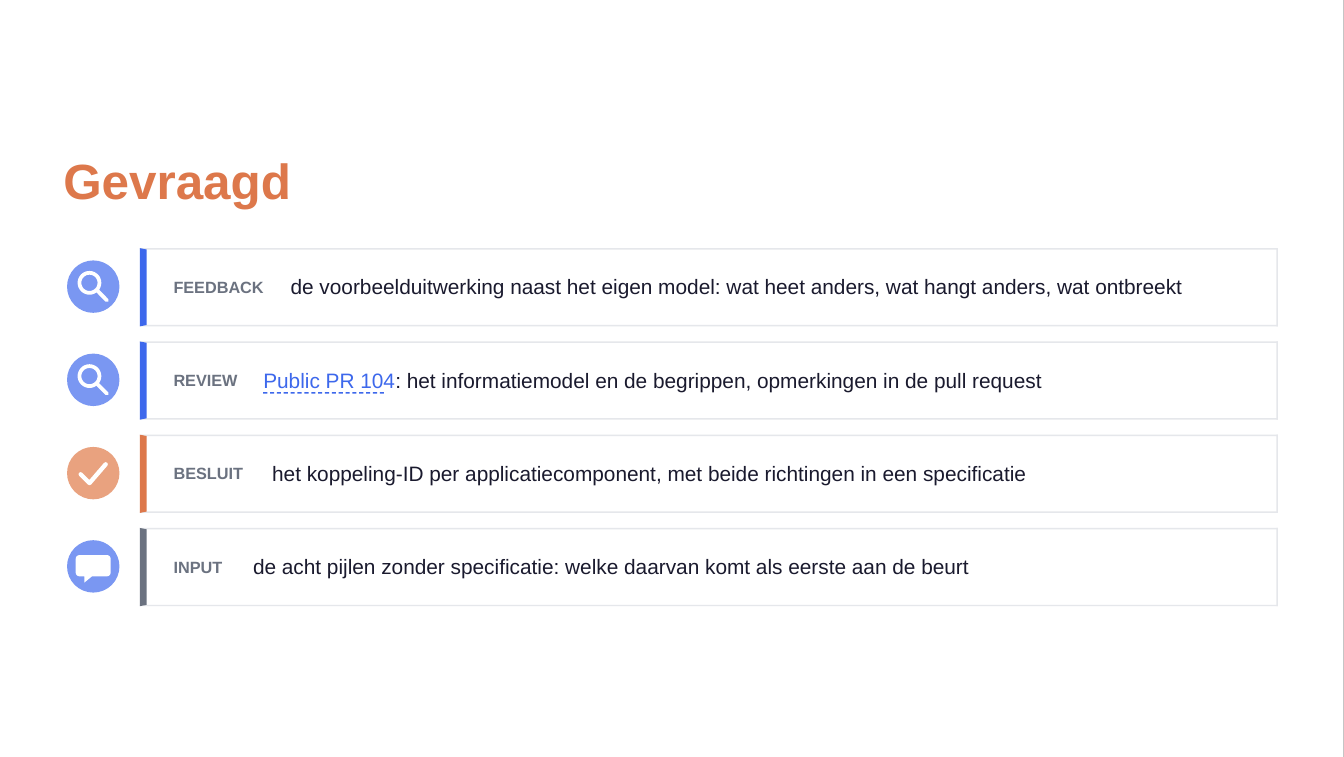
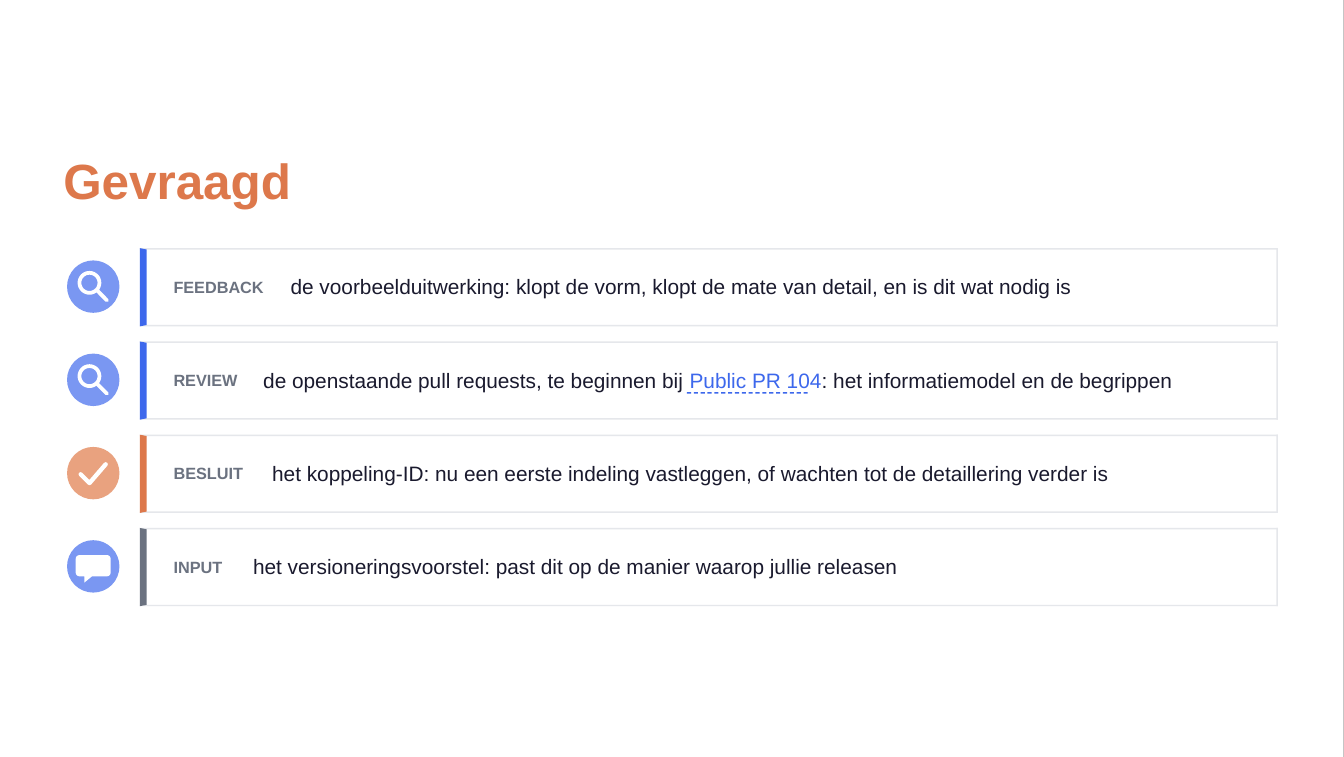
Before and after one commit to Npuls-OKx/meta, a slide deck: slide 47 of presentaties/export/260930_kerngroep_techniek/260930_kerngroep_techniek.pptx (slide 46 before the commit). Drawn at 1344x757 pixels with LibreOffice and Linux fonts; fonts in the diff are those of the drawing; background and template pictures are left out. Boxes give left, top, right and bottom in pixels: in the first picture for what was removed or moved away, otherwise in the second. Text is boxed around its words. In the diff, an @@ line names an element or a change of style, - is before the commit and + after.

```diff
--- a/presentaties/export/260930_kerngroep_techniek/260930_kerngroep_techniek.pptx
+++ b/presentaties/export/260930_kerngroep_techniek/260930_kerngroep_techniek.pptx
@@ text removed at <box>291,279,1182,299</box> @@
-de voorbeelduitwerking naast het eigen model: wat heet anders, wat hangt anders, wat ontbreekt
@@ text added at <box>291,279,1071,299</box>, 11.4 pt, text #1A1A2E @@
+de voorbeelduitwerking: klopt de vorm, klopt de mate van detail, en is dit wat nodig is
@@ text at <box>263,373,1172,392</box>: text changed @@
-Public PR 104: het informatiemodel en de begrippen, opmerkingen in de pull request
+de openstaande pull requests, te beginnen bij Public PR 104: het informatiemodel en de begrippen
@@ freeform shape: place and size @@
-freeform shape at <box>263,392,384,394</box>
+freeform shape at <box>687,392,808,394</box>
@@ text at <box>272,466,1108,486</box>: text changed @@
-het koppeling-ID per applicatiecomponent, met beide richtingen in een speciﬁcatie
+het koppeling-ID: nu een eerste indeling vastleggen, of wachten tot de detaillering verder is
@@ text at <box>253,559,897,579</box>: text changed @@
-de acht pijlen zonder speciﬁcatie: welke daarvan komt als eerste aan de beurt
+het versioneringsvoorstel: past dit op de manier waarop jullie releasen
```
Also in this commit, not shown: 19 other slides changed, 1 slide added, 3 other files.
